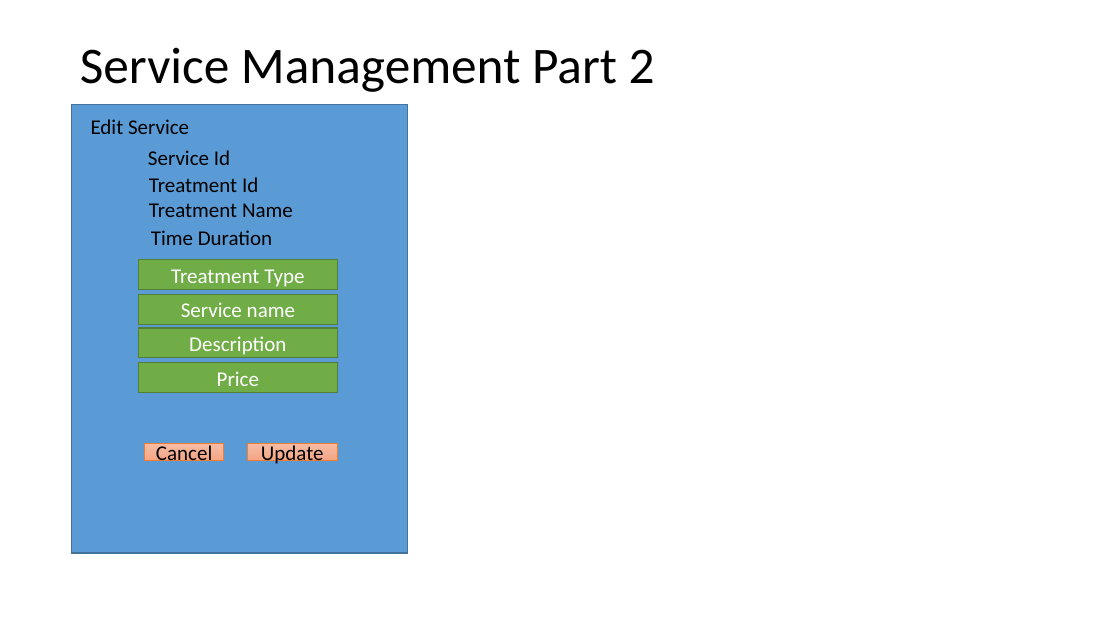
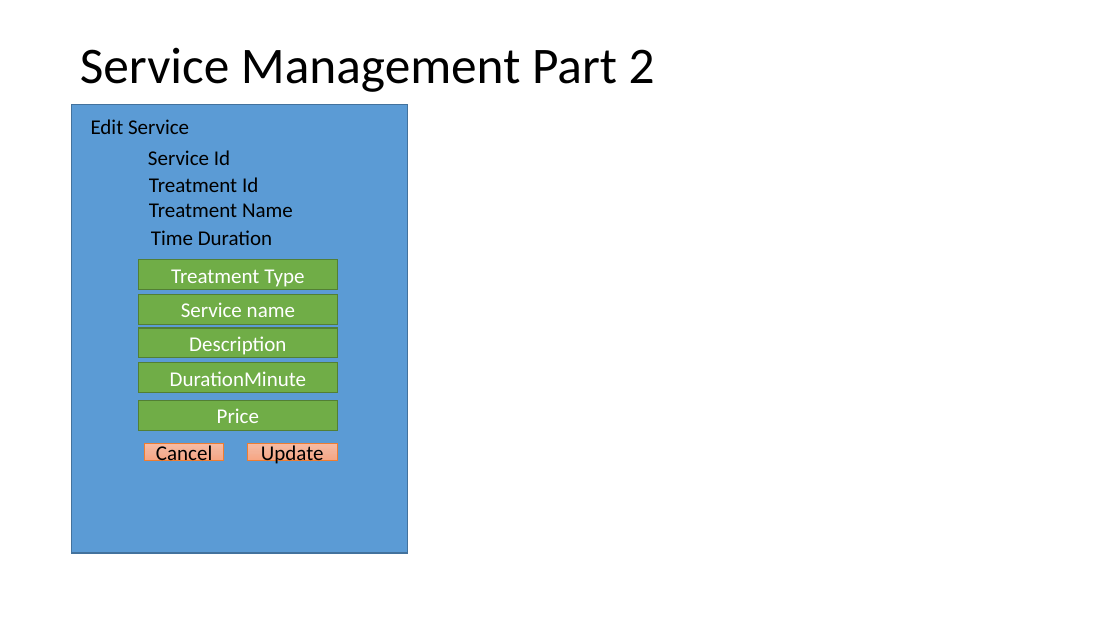
Before and after one commit to SnowFox108/HerbAppointment, a slide deck: slide 7 of SupportFiles/Documents/SketchFlow.pptx. Drawn at 1120x630 pixels with LibreOffice and Linux fonts; fonts in the diff are those of the drawing. Boxes give left, top, right and bottom in pixels: in the first picture for what was removed or moved away, otherwise in the second. Text is boxed around its words. In the diff, an @@ line names an element or a change of style, - is before the commit and + after.

```diff
--- a/SupportFiles/Documents/SketchFlow.pptx
+++ b/SupportFiles/Documents/SketchFlow.pptx
@@ rectangle added at (139,363,338,393), fill #70AD47, outline #538035 1 pt, 18 pt, text #FFFFFF @@
+DurationMinute
@@ rectangle "Price": place and size @@
-rectangle "Price" at (139,363,338,393)
+rectangle "Price" at (139,400,338,430)
```
Also in this commit, not shown: 2 other slides changed, 5 other files.
